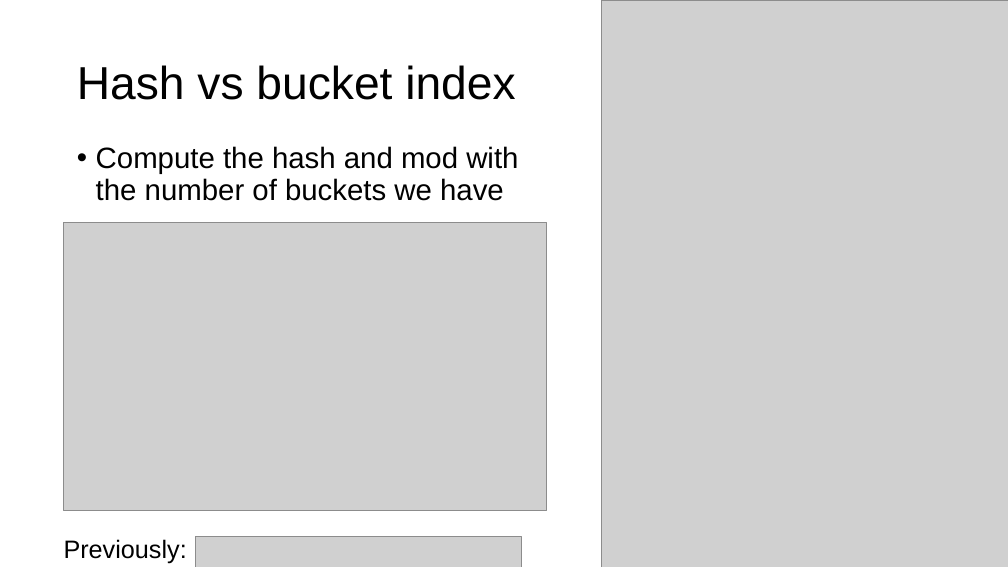
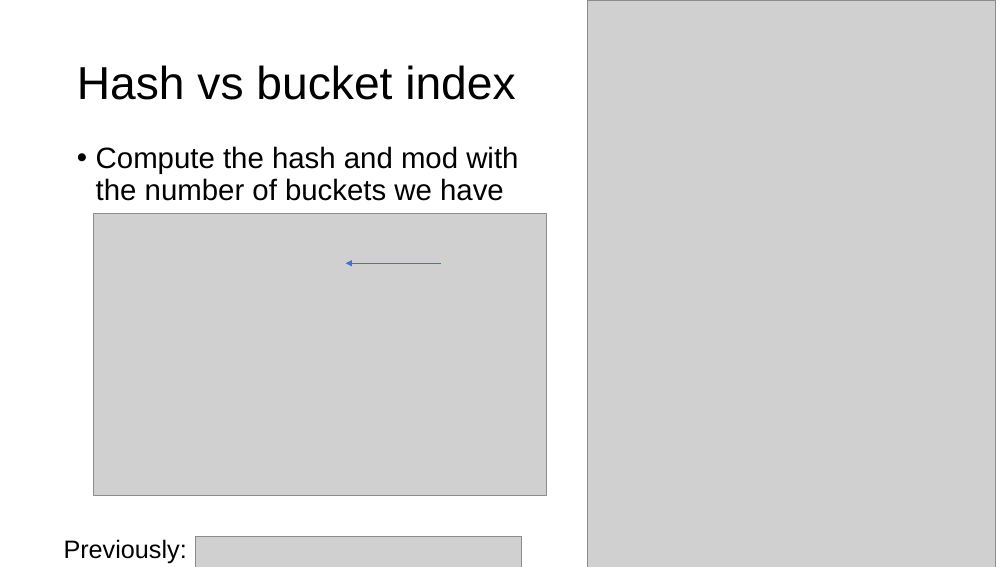
Before and after one commit to parrt/msds692, a slide deck: slide 18 of notes/hashtable.pptx. Drawn at 1008x567 pixels with LibreOffice and Linux fonts; fonts in the diff are those of the drawing; grey boxes stand for pictures; background and template pictures are left out. Boxes give left, top, right and bottom in pixels: in the first picture for what was removed or moved away, otherwise in the second. Text is boxed around its words. In the diff, an @@ line names an element or a change of style, - is before the commit and + after.

```diff
--- a/notes/hashtable.pptx
+++ b/notes/hashtable.pptx
@@ picture: place and size @@
-picture at <box>601,0,1008,567</box>
+picture at <box>588,0,995,567</box>
@@ picture: place and size @@
-picture at <box>64,222,547,511</box>
+picture at <box>93,214,547,495</box>
@@ arrow added from (442, 263) to (346, 263), #4472C4 0.5 pt @@
```
Also in this commit, not shown: 11 other slides changed, 2 other files.
